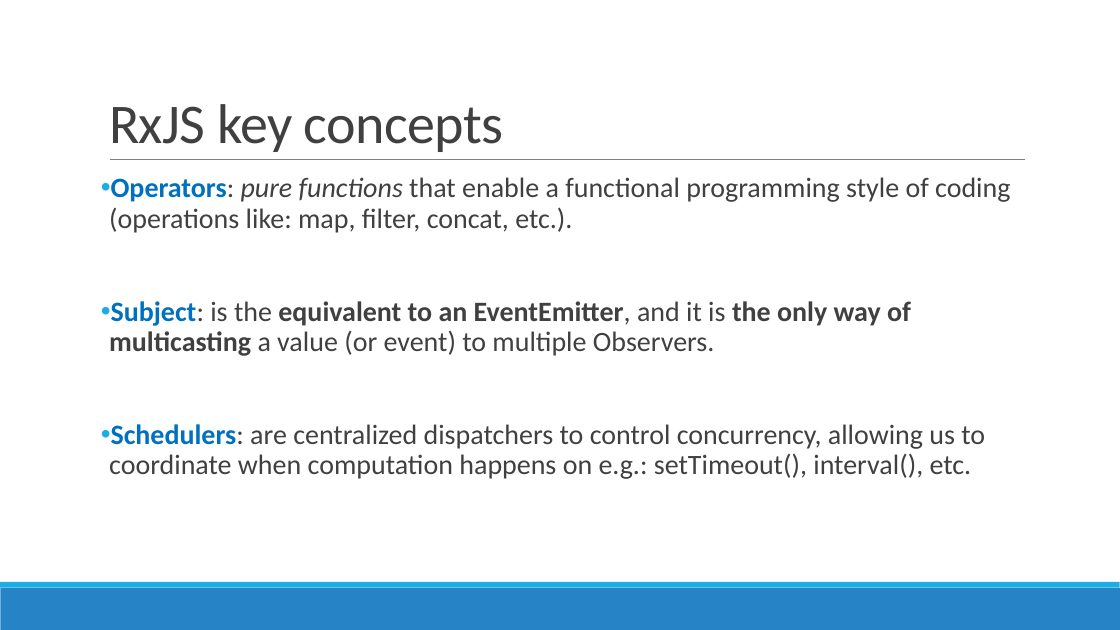
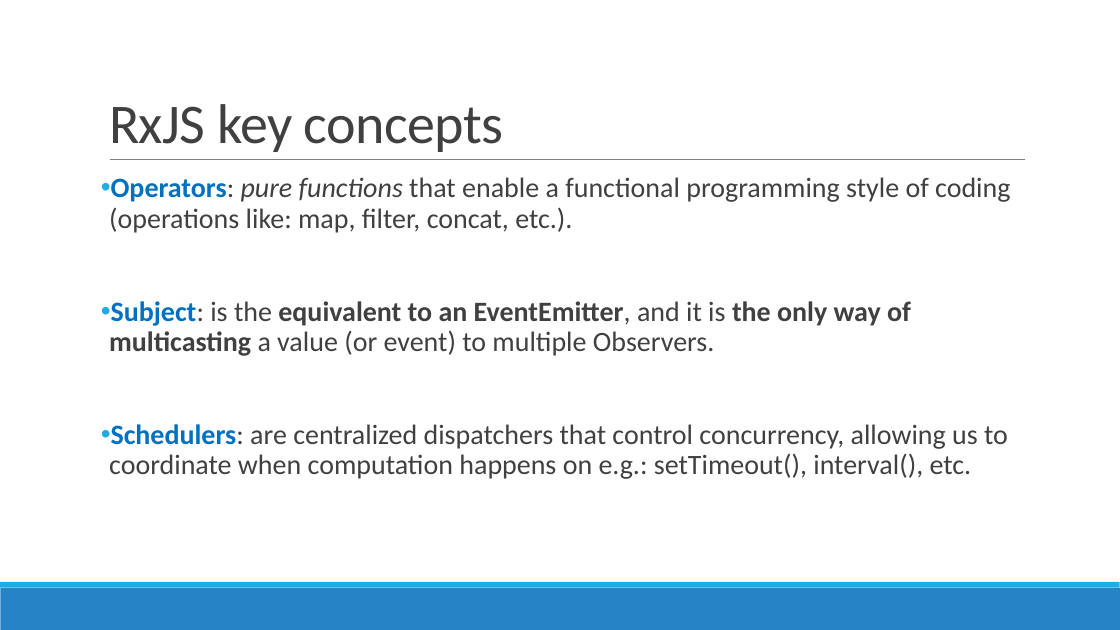
Before and after one commit to AGiorgetti/rxjs101, a slide deck: slide 12 of ReactiveProgramming_RxJS.pptx. Drawn at 1120x630 pixels with LibreOffice and Linux fonts; fonts in the diff are those of the drawing. Boxes give left, top, right and bottom in pixels: in the first picture for what was removed or moved away, otherwise in the second. Text is boxed around its words. In the diff, an @@ line names an element or a change of style, - is before the commit and + after.

```diff
--- a/ReactiveProgramming_RxJS.pptx
+++ b/ReactiveProgramming_RxJS.pptx
@@ text at <box>109,424,1008,479</box>: text changed @@
-• Schedulers: are centralized dispatchers to control concurrency, allowing us to coordinate when computation happens on e.g.: setTimeout(), interval(), etc.
+• Schedulers: are centralized dispatchers that control concurrency, allowing us to coordinate when computation happens on e.g.: setTimeout(), interval(), etc.
```
Also in this commit, not shown: 3 other slides changed, 5 other files.
